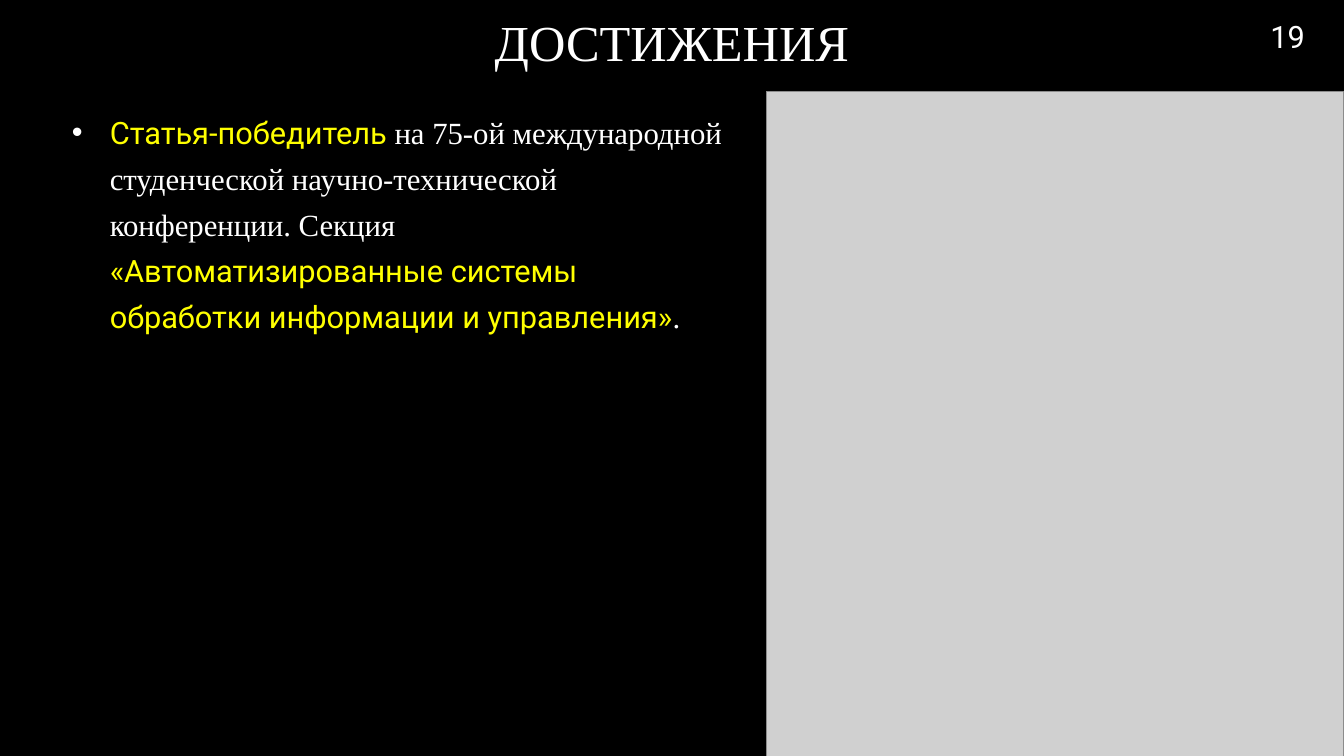
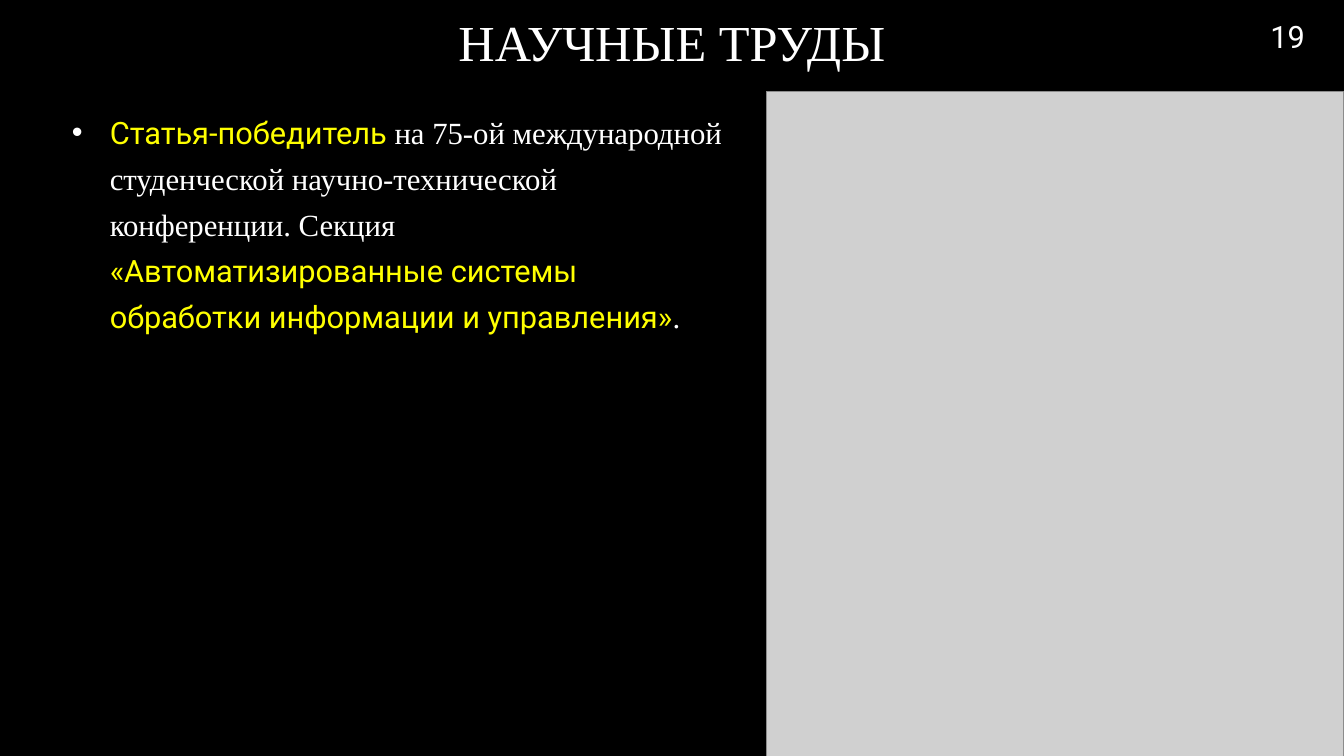
Before and after one commit to RAdKuzur/ASTU, a slide deck: slide 19 of Дипломная работа/Консультации Хоменко/Презентация диплом новая.pptx. Drawn at 1344x756 pixels with LibreOffice and Linux fonts; fonts in the diff are those of the drawing; grey boxes stand for pictures; background and template pictures are left out. Boxes give left, top, right and bottom in pixels: in the first picture for what was removed or moved away, otherwise in the second. Text is boxed around its words. In the diff, an @@ line names an element or a change of style, - is before the commit and + after.

```diff
--- a/Дипломная работа/Консультации Хоменко/Презентация диплом новая.pptx
+++ b/Дипломная работа/Консультации Хоменко/Презентация диплом новая.pptx
@@ title at (458, 27, 885, 72): text changed @@
-ДОСТИЖЕНИЯ
+НАУЧНЫЕ ТРУДЫ
```
Also in this commit, not shown: 2 other files.
